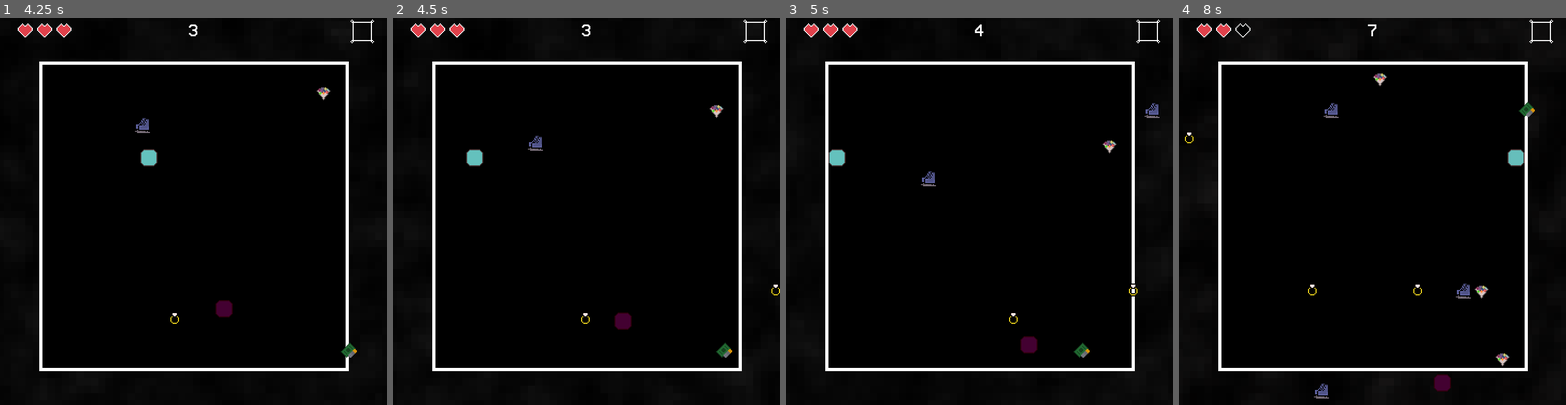
Above: before the commit, frames 1-4 (left to right).
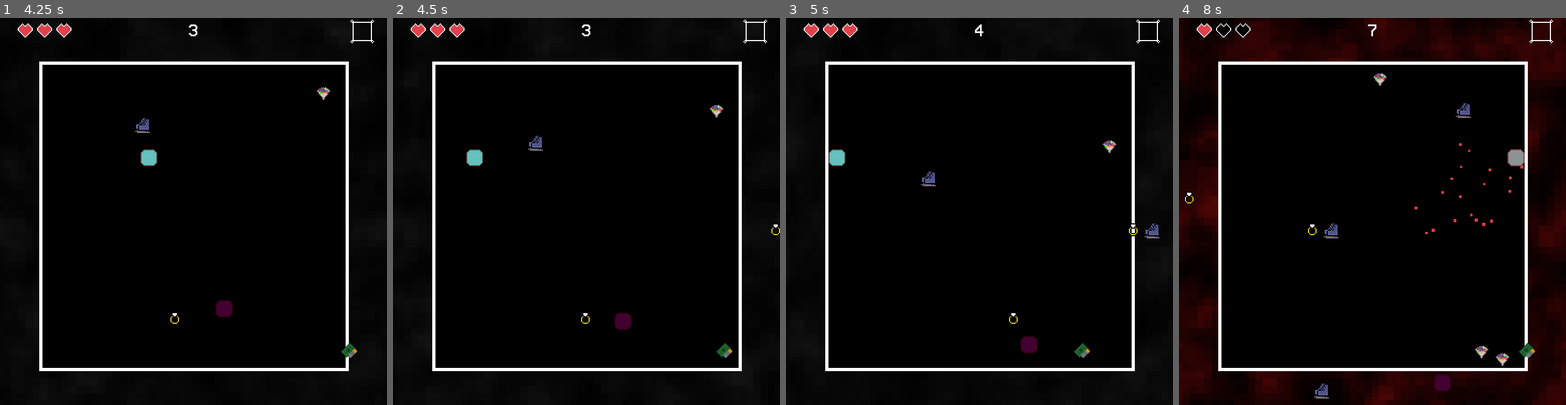
Above: after the commit, the same moments.

Repository: NathanPip/only-one
Game: Godot game, scene res://scenes/game.tscn
Two runs of this game, one before a commit and one after it. Both use one fixed random seed, a clock stepped at 60 frames per second and the inputs below. The engine's default icon, where the game draws it, is replaced by a stand-in: a white triangle on a blue panel in a dark square.
Inputs:
- Up to frame 1 (4.25 s): tap Space (action) at 0.5, 1.35, 2.85 s; hold D (move_right) 0.53-1.28 s; hold Space (action) 0.53-1.28 s; hold S (move_down) 1.28-2.03 s; hold D (move_right) 2.03-2.78 s; hold Space (action) 2.03-2.78 s; hold W (move_up) 2.78-3.53 s; hold A (move_left) from 3.53 s (still down); hold Space (action) from 3.53 s (still down)
- Up to frame 2 (4.5 s): keep holding A (move_left); release Space (action) at 4.28 s; tap Space (action) at 4.35 s
- Up to frame 3 (5 s): keep holding A (move_left)
- Up to frame 4 (8 s): release A (move_left) at 5.03 s; hold S (move_down) 5.03-5.78 s; hold Space (action) 5.03-5.78 s; hold D (move_right) 5.78-6.53 s; tap Space (action) at 5.85, 7.35 s; hold W (move_up) 6.53-7.28 s; hold Space (action) 6.53-7.28 s; hold D (move_right) from 7.28 s (still down)

Frame 1 is identical in both runs. In frame 2, less than 0.1% of the frame differs, in the area x 97-100%, y 53-72%; in frame 3, 0.2%; in frame 4, 15%, in the area x 0-100%, y 0-100%.

Commit message:
add new song sound and fix song lengths

Diff:
--- a/scenes/game.tscn
+++ b/scenes/game.tscn
@@ -17,6 +17,7 @@
 [ext_resource type="Resource" uid="uid://bhpqfnimvhmfu" path="res://resources/ex_projectile.tres" id="5_rysoc"]
 [ext_resource type="Resource" uid="uid://l7ywvykiwbfi" path="res://resources/invulnerable_projectile.tres" id="6_ssvqc"]
 [ext_resource type="Resource" uid="uid://4haov2c5asjb" path="res://resources/basic_projectile.tres" id="7_264po"]
+[ext_resource type="AudioStream" uid="uid://crbrcdwx5uiov" path="res://sounds/synth_melody.mp3" id="7_sgl2t"]
 [ext_resource type="Material" uid="uid://dw1p3eu1kr11q" path="res://materials/bg.tres" id="9_bt5mj"]
 [ext_resource type="PackedScene" uid="uid://c882ticor1lf5" path="res://scenes/ex.tscn" id="10_dinhu"]
 [ext_resource type="PackedScene" uid="uid://b6en02fd8qgil" path="res://scenes/ex_border.tscn" id="11_kvuet"]
@@ -83,6 +84,18 @@
 bus = &"Music"
 parameters/looping = true
 script = ExtResource("2_suyxu")
+
+[node name="SynthMelody" type="AudioStreamPlayer" parent="."]
+stream = ExtResource("7_sgl2t")
+volume_db = -4.685
+autoplay = true
+parameters/looping = true
+script = ExtResource("2_suyxu")
+starting_db = -70.0
+score_start = 15.0
+score_limit = 35.0
+max_db = -12.0
+always_playing = false
 
 [node name="Game" type="Node2D" parent="."]
 position = Vector2(0, -1)
--- a/scripts/globals.gd
+++ b/scripts/globals.gd
@@ -59,6 +59,7 @@
 var heart_beat: MusicStream
 var fast_synth: MusicStream
 var gated: MusicStream
+var synth_melody: MusicStream
 var music_streams: Array[MusicStream]
 
 func update_music(streams: Array[MusicStream]):
@@ -133,7 +134,8 @@
 	piano_loop = main_node.get_node("Piano_Loop")
 	heart_beat = main_node.get_node("Heart_Beat")
 	gated = main_node.get_node("Gated")
-	music_streams = [main_chord, fast_synth, piano_loop, heart_beat, gated]
+	synth_melody = main_node.get_node("SynthMelody")
+	music_streams = [main_chord, fast_synth, piano_loop, heart_beat, gated, synth_melody]
 	game_node.on_ready.connect(set_node_states)
 	game_over_node.on_ready.connect(set_node_states)
 	menu_node.on_ready.connect(set_node_states)
--- a/scripts/spawner.gd
+++ b/scripts/spawner.gd
@@ -2,9 +2,18 @@
 class_name Spawner
 extends Node2D
 
+signal ready_to_fire(spawner: Spawner)
+
 var shoot_direction: Vector2 = Vector2(1, 0)
 var draw_dir: Vector2 = Vector2.ZERO
 var spawner_group: SpawnerGroup
+var wait_time: = 0:
+	set(val):
+		wait_time = val
+		if val <= 0:
+			ready_to_fire.emit(self)
+	get:
+		return wait_time
 
 var current_rotation: float
 # Called when the node enters the scene tree for the first time.
@@ -14,7 +23,9 @@
 	pass # Replace with function body.
 
 # Called every frame. 'delta' is the elapsed time since the previous frame.
-func _process(_delta: float) -> void:
+func _process(delta: float) -> void:
+	if wait_time > 0:
+		wait_time -= delta
 	queue_redraw()
 
 func _draw() -> void:
--- a/scripts/spawner_group.gd
+++ b/scripts/spawner_group.gd
@@ -2,13 +2,19 @@
 extends Node2D
 
 var spawners: Array[Spawner] = []
+var ready_spawners: Array[Spawner] = []
 var removables: Array[int] = []
 var game_node: Game
 
+func ready_spawner(spawner: Spawner):
+	ready_spawners.append(spawner)
+
 func prepare_projectile(proj: Projectile, speed_range: Vector2):
-	var rand = randi_range(0, spawners.size()-1)
-	var spawner = spawners[rand]
+	var rand = randi_range(0, ready_spawners.size()-1)
+	var spawner = ready_spawners[rand]
+	ready_spawners.remove_at(rand)
 	proj.speed = randf_range(speed_range.x, speed_range.y)
+	spawner.wait_time = proj.speed / 100
 	if proj == null:
 		print("no projectile")
 		return
@@ -21,7 +27,9 @@
 	game_node = get_tree().get_root().get_node("Node2D").get_node("Game")
 	for child in get_children():
 		if child is Spawner:
+			child.ready_to_fire.connect(ready_spawner)
 			spawners.append(child)
+			ready_spawners.append(child)
 
 # Called every frame. 'delta' is the elapsed time since the previous frame.
 func _process(delta: float) -> void:
Not shown: 1 places in scenes/game.tscn that only renumber resources
Not shown, added: sounds/synth_melody.mp3.import
Not shown, changed: sounds/heart_beat.mp3
Not shown, added: sounds/synth_melody.mp3
